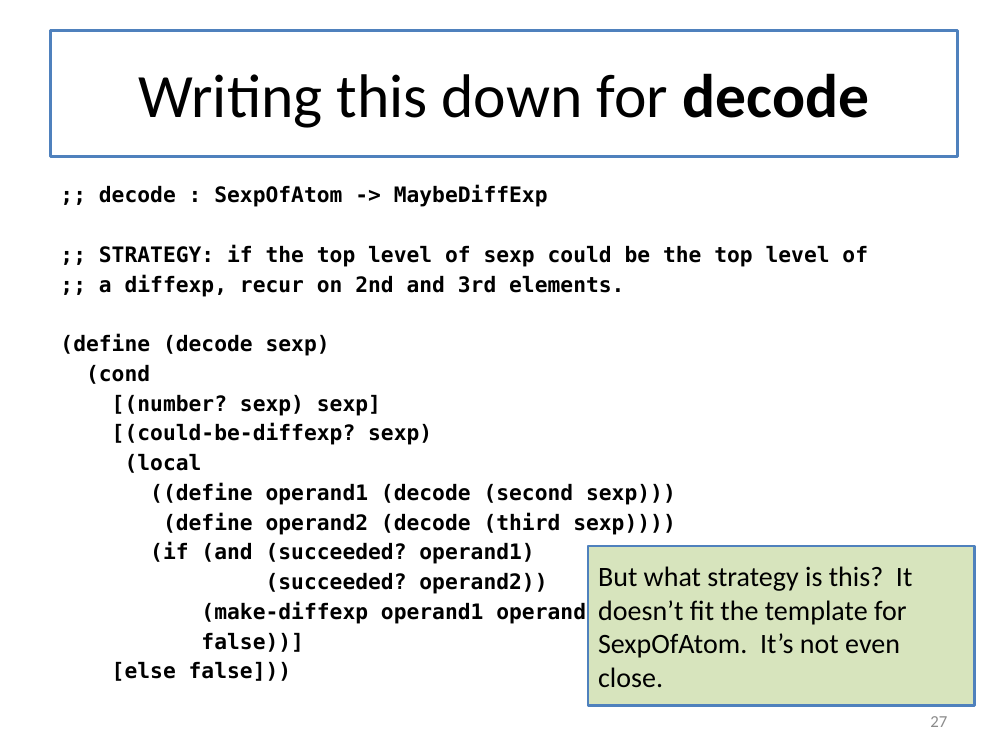
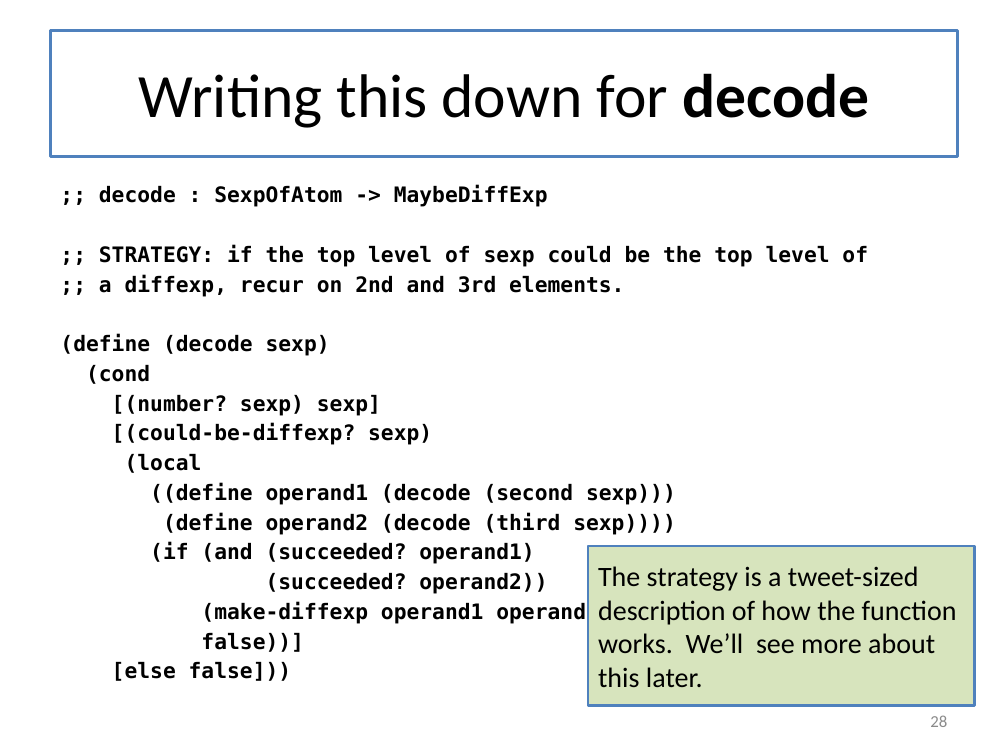
Before and after one commit to mwand/cs5010f16, a slide deck: slide 28 of Slides/Lesson 8.1 Introducing General Recursion.pptx (slide 27 before the commit). Drawn at 1008x756 pixels with LibreOffice and Linux fonts; fonts in the diff are those of the drawing. Boxes give left, top, right and bottom in pixels: in the first picture for what was removed or moved away, otherwise in the second. Text is boxed around its words. In the diff, an @@ line names an element or a change of style, - is before the commit and + after.

```diff
--- a/Slides/Lesson 8.1 Introducing General Recursion.pptx
+++ b/Slides/Lesson 8.1 Introducing General Recursion.pptx
@@ text in rectangle at box(598, 566, 957, 688): text changed @@
-But what strategy is this? It doesn’t fit the template for SexpOfAtom. It’s not even close.
+The strategy is a tweet-sized description of how the function works. We’ll see more about this later.
@@ page number at box(930, 715, 947, 727): text changed @@
-27
+28
```
Also in this commit, not shown: 15 other slides changed, 1 slide added, 13 other files.
